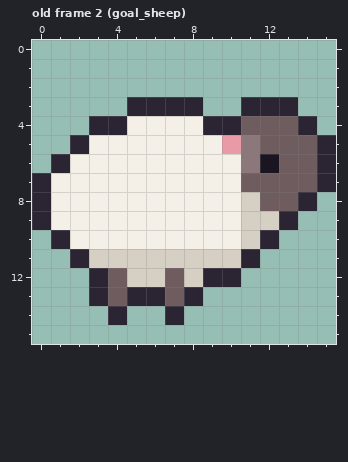
A pixel-art file gets an edit: Assets/Sprites/UI/hud_icons.aseprite. This is how it looked before the edit.
16x16 pixels, 2 frames. Shown: old frame 2 (goal_sheep). The commit also changed other frames, which this record leaves out.
After:
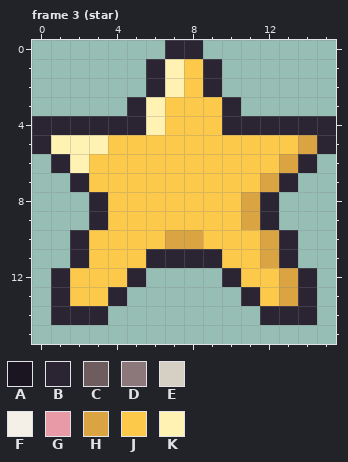
Palette (. is transparent): A #1a1520  B #2b2433  C #6e5c5f  D #8c787a  E #d6cfc4  F #f4f0e8  G #e89aa6  H #d9a441  J #fcc94b  K #fff2b3
A new or re-ordered frame is compared with the old frame closest to it.
Change:
frames 2 -> 4
Changed rows in their new state; - is an unchanged pixel.
Frame 3 (star) is new; against old frame 2 (goal_sheep):
first column x 0:
 0 -------BB-------
 1 ------BKJB------
 2 ------BKJB------
 3 ------KJJJB...--
 4 BBB--BKJJJ-BBB-B
 5 BKKKJJJJJJJJJJH-
 6 --KJJJJJJJJJJHB.
 7 ..BJJJJJJJJJHB..
 8 ...BJJJJJJJHB..-
 9 ...BJJJJJJJHB.--
10 -.BJJJJHHJJJHB--
11 ---JJJBBBBJJHB--
12 -BJJJB....-JJHB-
13 -BJJB....--BJHB-
14 -BBB.--.----BBB-
